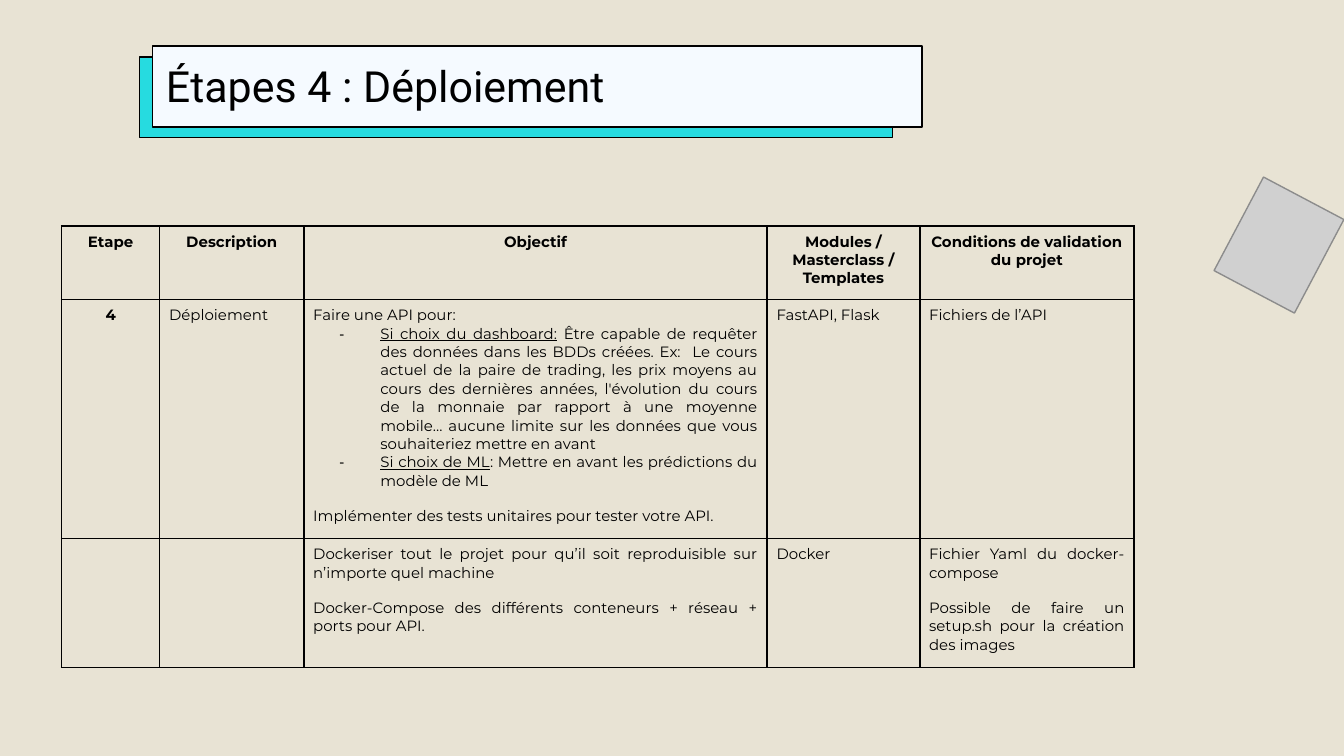
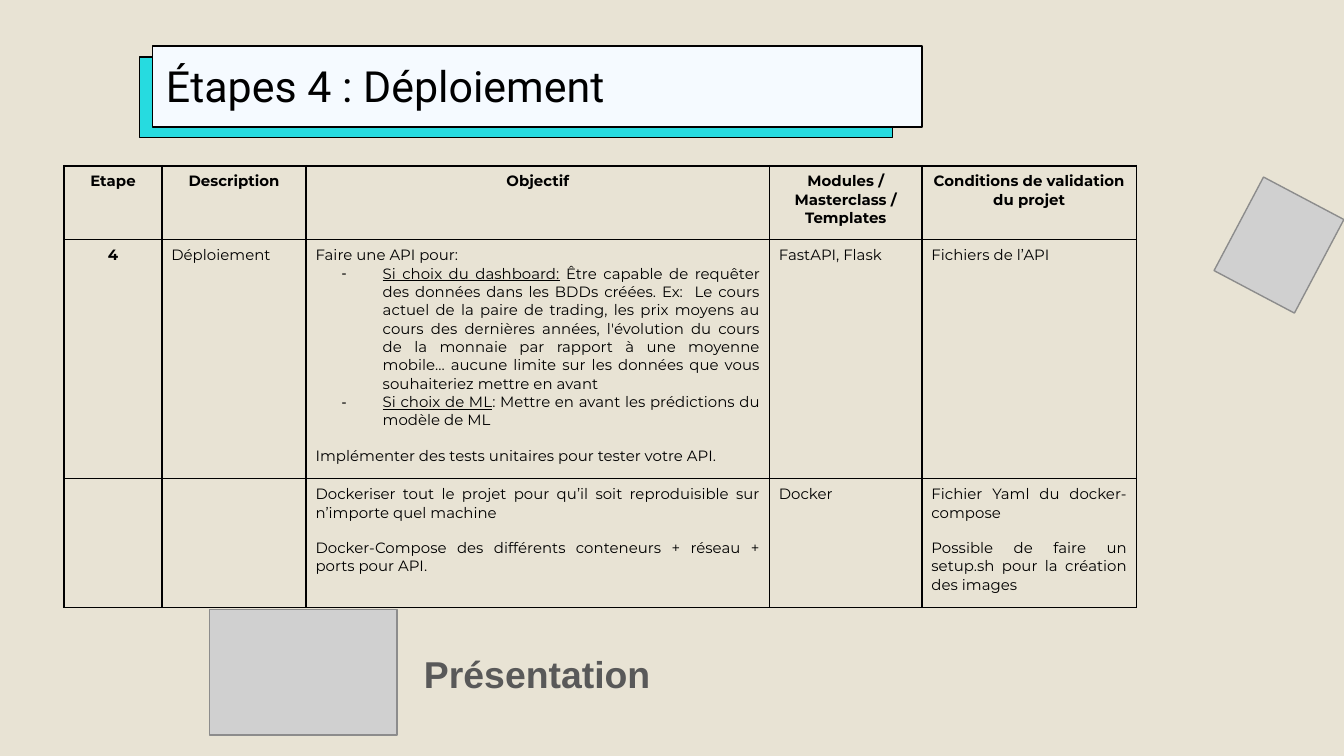
Before and after one commit to DataScientest-Studio/CDE-NOV23-OPA, a slide deck: slide 16 of docs/Projet OPA - CryptoBot avec Binance.odp (slide 9 before the commit). Drawn at 1344x756 pixels with LibreOffice and Linux fonts; fonts in the diff are those of the drawing; grey boxes stand for pictures; background and template pictures are left out. Boxes give left, top, right and bottom in pixels: in the first picture for what was removed or moved away, otherwise in the second. Text is boxed around its words. In the diff, an @@ line names an element or a change of style, - is before the commit and + after.

```diff
--- a/docs/Projet OPA - CryptoBot avec Binance.odp
+++ b/docs/Projet OPA - CryptoBot avec Binance.odp
@@ table: place and size @@
-table at [62, 226, 1134, 657]
+table at [65, 165, 1137, 597]
@@ picture added at [210, 609, 398, 735] @@
@@ text added at [424, 660, 650, 689], 20 pt, text #595959, bold @@
+Présentation
```
Also in this commit, not shown: 9 other slides changed, 10 slides added, 5 slides removed, 4 other files.
